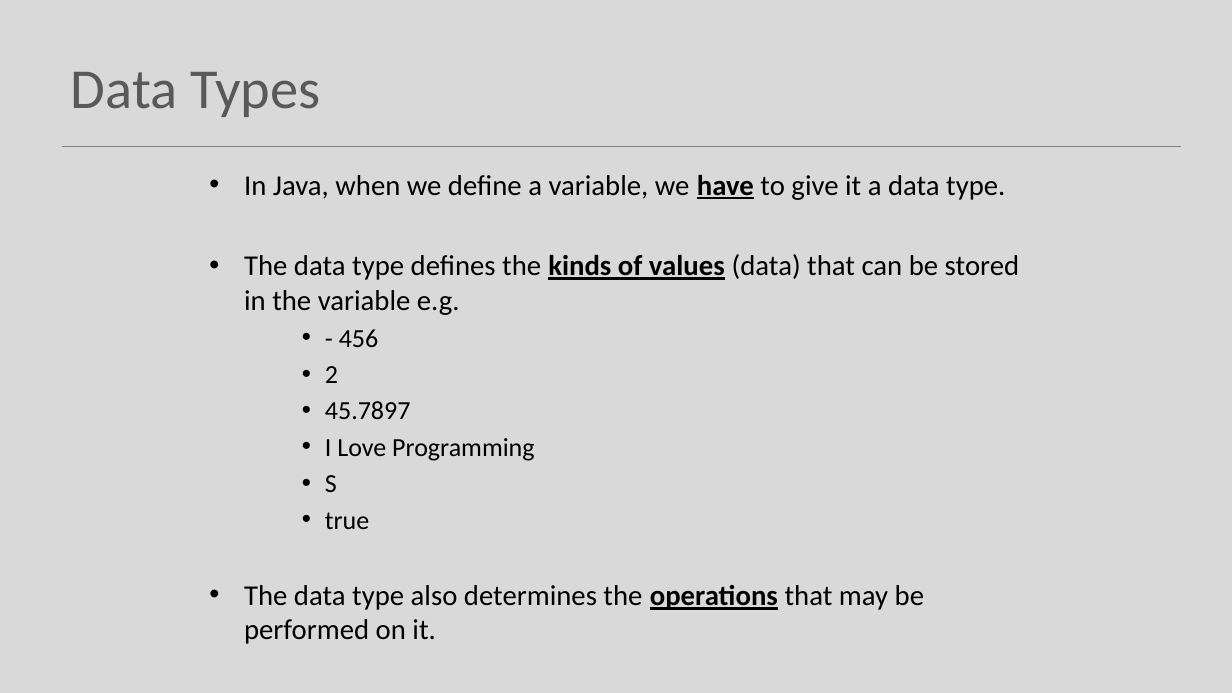
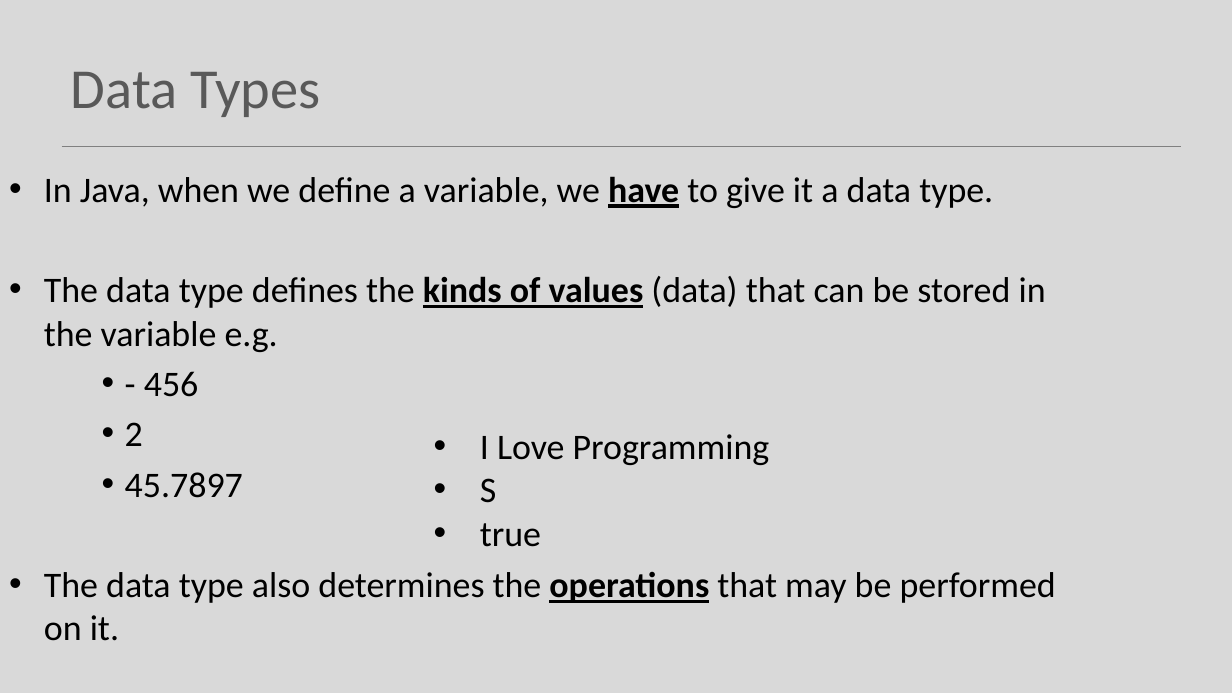
Before and after one commit to Programming-Fundamentals-SETU/prog-fund-1-sept-25, a slide deck: slide 13 of topic03-dataTypes-variables-and-expressions/unit-1/talk-1/a-data-types.pptx. Drawn at 1232x693 pixels with LibreOffice and Linux fonts; fonts in the diff are those of the drawing. Boxes give left, top, right and bottom in pixels: in the first picture for what was removed or moved away, otherwise in the second. Text is boxed around its words. In the diff, an @@ line names an element or a change of style, - is before the commit and + after.

```diff
--- a/topic03-dataTypes-variables-and-expressions/unit-1/talk-1/a-data-types.pptx
+++ b/topic03-dataTypes-variables-and-expressions/unit-1/talk-1/a-data-types.pptx
@@ text "In Java, when we define ...": place and size @@
-text "In Java, when we define ..." at [244, 175, 1019, 644]
+text "In Java, when we define ..." at [44, 176, 1056, 641]
@@ text "In Java, when we define ..." at [44, 176, 1056, 641]: size 22.4 to 28 pt; size 20.3 to 28 pt in "- 456", "2", "45.7897"; more space between paragraphs @@
@@ text at [325, 438, 534, 529]: paragraphs removed @@
-    • I Love Programming
-    • S
-    • true
@@ text added at [480, 434, 770, 547], 28 pt, text #000000 @@
+    • I Love Programming
+    • S
+    • true
```
Also in this commit, not shown: 7 other slides changed, 5 slides added, 2 slides removed, 19 other files.
